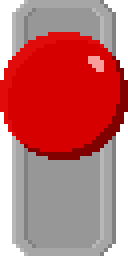
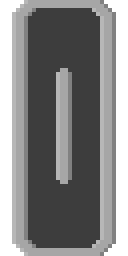
Two versions of the same layered image (128px x 256px). Layer-by-layer changes:
hid "g" over (0, 32, 128, 160)
painted on "Ebene #1" over (28, 8, 100, 248)
